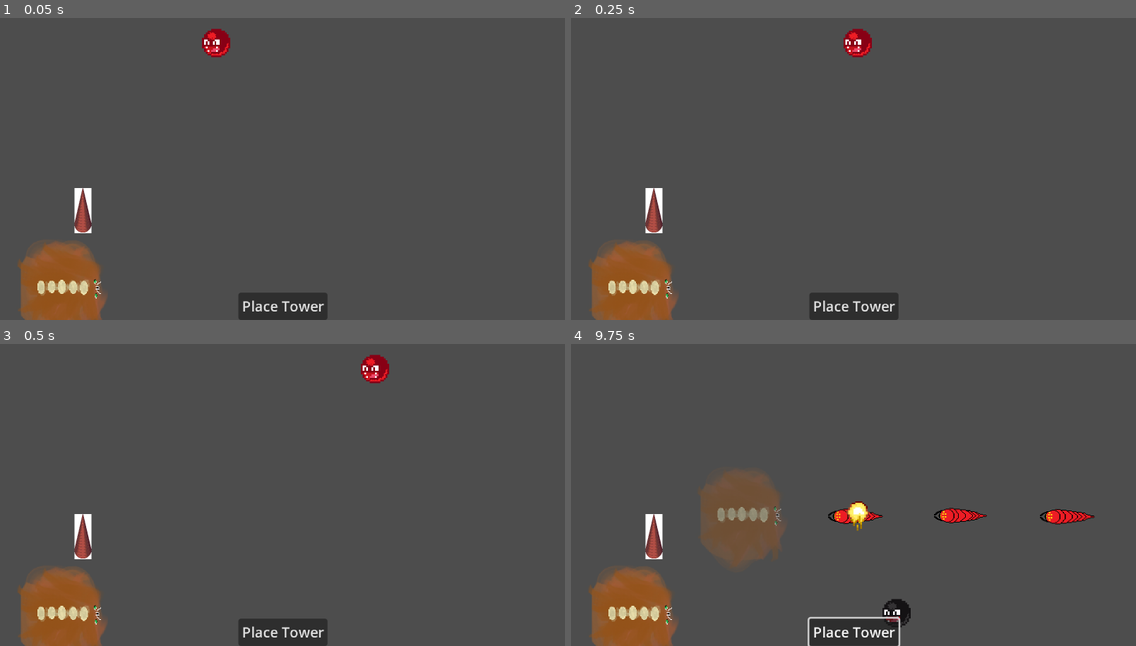
Above: before the commit, frames 1-4 (two rows, left to right).
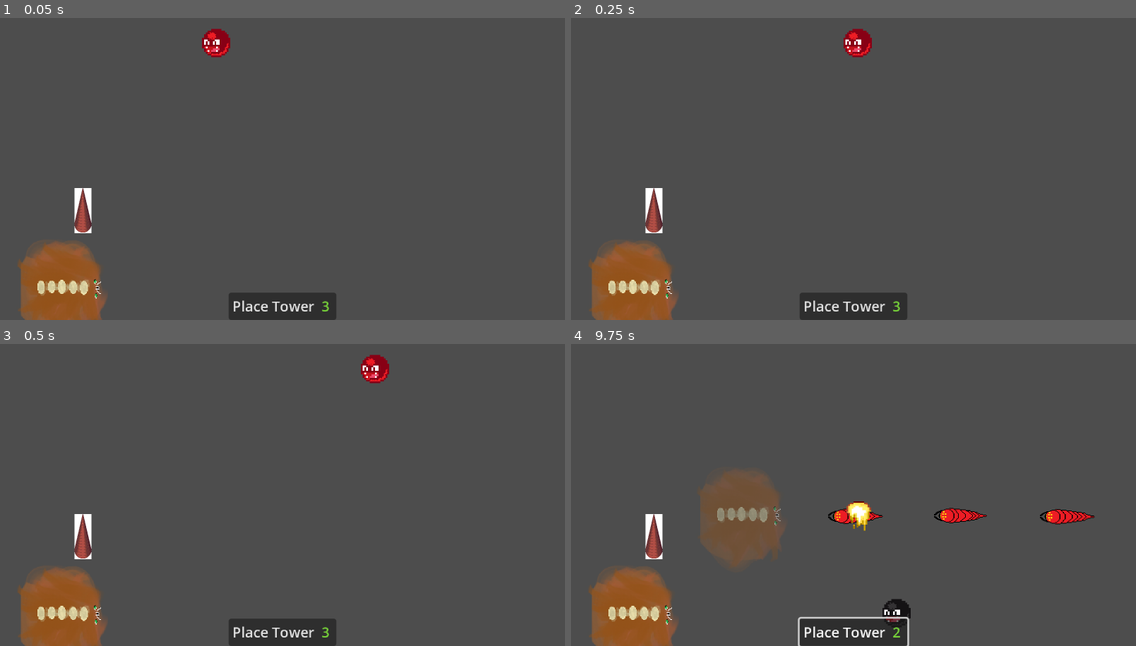
Above: after the commit, the same moments.

Repository: Moonlock/jameGam
Game: Godot game, scene res://thing_jam.tscn
The game is run twice, just before and just after one commit, with the same random seed, the same clock (stepped at 60 frames per second) and the same inputs.
Inputs (mouse positions are in pixels of both pictures, inside the frame that each line leads up to):
- Up to frame 1 (0.05 s): no input
- Up to frame 2 (0.25 s): no input
- Up to frame 3 (0.5 s): no input
- Up to frame 4 (9.75 s): click "Place Tower" at 0.5 s; click "Place Tower" at 1.25 s; click "Place Tower" at 2 s; tap Enter (ui_accept) at 2.75, 3.6, 3.77, 4.07, 5.1, 5.27, 5.57, 6.6, 6.77, 7.07, 8.1, 8.27, 8.57, 9.6 s; move the mouse to (977, 470) at 2.77 s; hold Enter (ui_accept) 2.78-3.53 s; move the mouse to (740, 504) at 3.52 s; move the mouse to (910, 416) at 4.27 s; hold Enter (ui_accept) 4.28-5.03 s; move the mouse to (825, 549) at 5.02 s; move the mouse to (1023, 534) at 5.77 s; hold Enter (ui_accept) 5.78-6.53 s; move the mouse to (684, 440) at 6.52 s; move the mouse to (881, 485) at 7.27 s; hold Enter (ui_accept) 7.28-8.03 s; move the mouse to (768, 407) at 8.02 s; move the mouse to (977, 470) at 8.77 s; hold Enter (ui_accept) 8.78-9.53 s; move the mouse to (740, 504) at 9.52 s

The runs differ from the first frame. In frame 1, 0.6% of the frame differs, in the area x 40-60%, y 91-100%; in frame 2, 0.6%; in frame 3, 0.6%; in frame 4, 0.9%, in the area x 25-60%, y 52-100%.
Error before the commit: Invalid access to property or key 'position' on a base object of type 'InputEventKey'. (res://Towers/place_tower_button.gd:33)
Error after the commit: Invalid access to property or key 'position' on a base object of type 'InputEventKey'. (res://Towers/place_tower_button.gd:39)

Commit message:
added tower button number label

Diff:
--- a/Towers/place_tower_button.gd
+++ b/Towers/place_tower_button.gd
@@ -7,7 +7,11 @@
 @onready var tower_scene = preload("res://Towers/monster_tower.tscn")
 @onready var tower_image = $TowerImage
 @onready var tower_limit_warning = $TowerLimitWarning
+@onready var tower_placeable_number = $TowerNumber
 var tower_in_hand = false
+
+func _ready() -> void:
+	tower_placeable_number.text = str(tower_limit - number_of_towers)
 
 func _process(_delta):
 	if tower_in_hand:
@@ -20,6 +24,8 @@
 		pass
 	else:
 		if number_of_towers < tower_limit:
+			number_of_towers += 1
+			tower_placeable_number.text = str(tower_limit - number_of_towers)
 			tower_in_hand = true
 			tower_image.show()
 		else:
@@ -34,5 +40,4 @@
 		get_parent().add_child(new_tower)
 		tower_image.hide()
 		tower_in_hand = false
-		number_of_towers += 1
 		print(number_of_towers)
--- a/Towers/place_tower_button.tscn
+++ b/Towers/place_tower_button.tscn
@@ -15,7 +15,7 @@
 grow_horizontal = 2
 grow_vertical = 0
 size_flags_vertical = 8
-text = "Place Tower"
+text = "Place Tower     "
 script = ExtResource("1_s4vuj")
 
 [node name="TowerImage" type="Sprite2D" parent="."]
@@ -33,4 +33,13 @@
 theme_override_font_sizes/font_size = 12
 text = "Tower Limit Reached!"
 
+[node name="TowerNumber" type="Label" parent="."]
+layout_mode = 0
+offset_left = 105.0
+offset_top = 4.0
+offset_right = 145.0
+offset_bottom = 27.0
+theme_override_colors/font_color = Color(0.462775, 0.814279, 0.223541, 1)
+text = "0"
+
 [connection signal="pressed" from="." to="." method="_on_pressed"]
--- a/fire.tscn
+++ b/fire.tscn
@@ -41,4 +41,4 @@
 [node name="Fire" type="AnimatedSprite2D"]
 scale = Vector2(2, 2)
 sprite_frames = SubResource("SpriteFrames_r2yji")
-frame_progress = 0.53739
+frame_progress = 0.097224
Not shown: 1 places in thing_jam.tscn that only renumber resources
